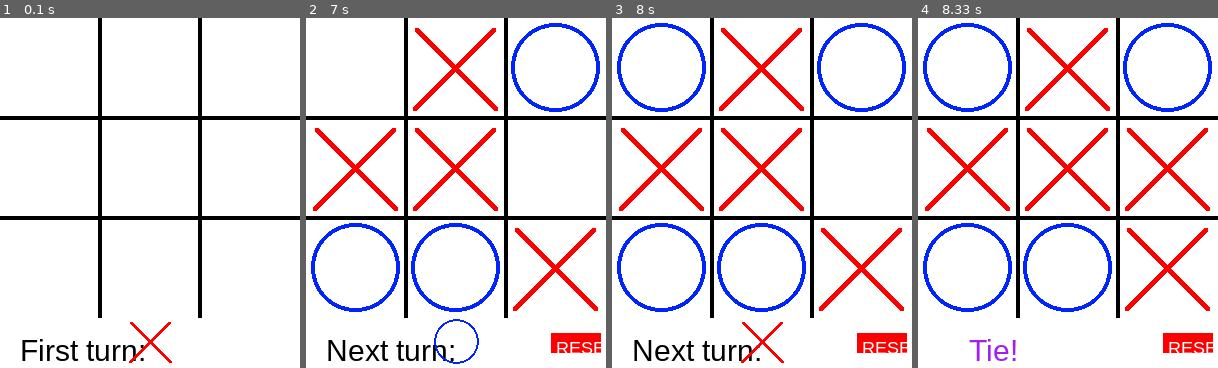
Above: before the commit, frames 1-4 (left to right).
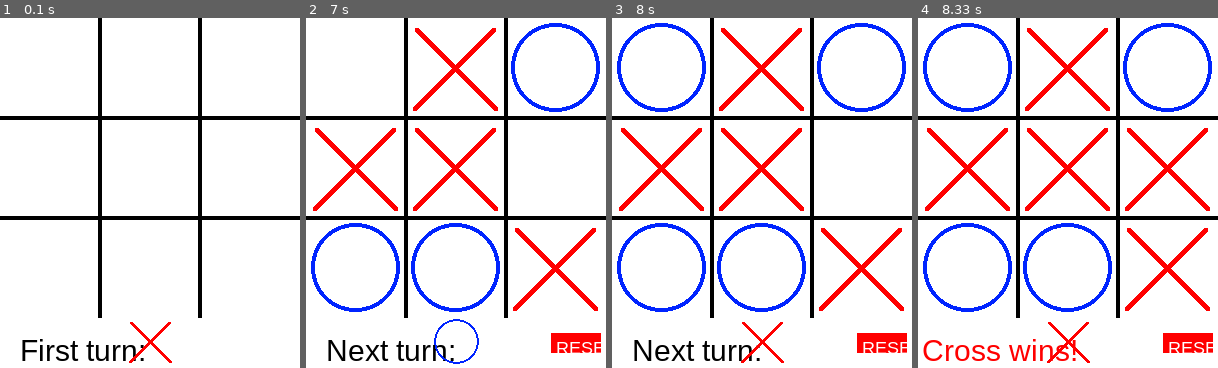
Above: after the commit, the same moments.

Repository: LassePladsen/Pygame-Tic-Tac-Toe
Game: pygame game, started from main.py
Same seed, same stepped clock (60 frames per second), same inputs: the game is played once before the commit and once after it.
Inputs (mouse positions are in pixels of both pictures, inside the frame that each line leads up to):
- Up to frame 1 (0.1 s): no input
- Up to frame 2 (7 s): click (456, 193) at 0.38 s; click (363, 140) at 0.72 s; click (564, 315) at 1.05 s; click (441, 284) at 1.38 s; click (408, 77) at 2.22 s; click (342, 116) at 2.55 s; click (357, 228) at 2.88 s; click (522, 105) at 3.22 s; click "RESET" at 3.88 s; click (363, 322) at 4.22 s; click (363, 214) at 4.55 s; click (474, 291) at 4.88 s; click (510, 308) at 5.22 s; click (351, 315) at 5.55 s; click (477, 137) at 5.92 s; click (552, 112) at 6.38 s; click (471, 95) at 6.72 s
- Up to frame 3 (8 s): click (678, 70) at 7.05 s
- Up to frame 4 (8.33 s): click (1149, 210) at 8.28 s

Frames 1-3 are identical in both runs. In frame 4, 1.6% of the frame differs, in the area x 1-58%, y 86-99%.

Commit message:
Fixed bug where it showed as tie when someone won on the last move.

Diff:
--- a/main.py
+++ b/main.py
@@ -35,8 +35,6 @@
 
     def get_winner(self) -> str | None:
         """Returns a winner if someone has won the board."""
-        if self.is_full_board():
-            return
         for combination in self.get_possible_win_combinations():
             cross_count = 0
             circle_count = 0
Not shown, changed: TicTacToe.exe
